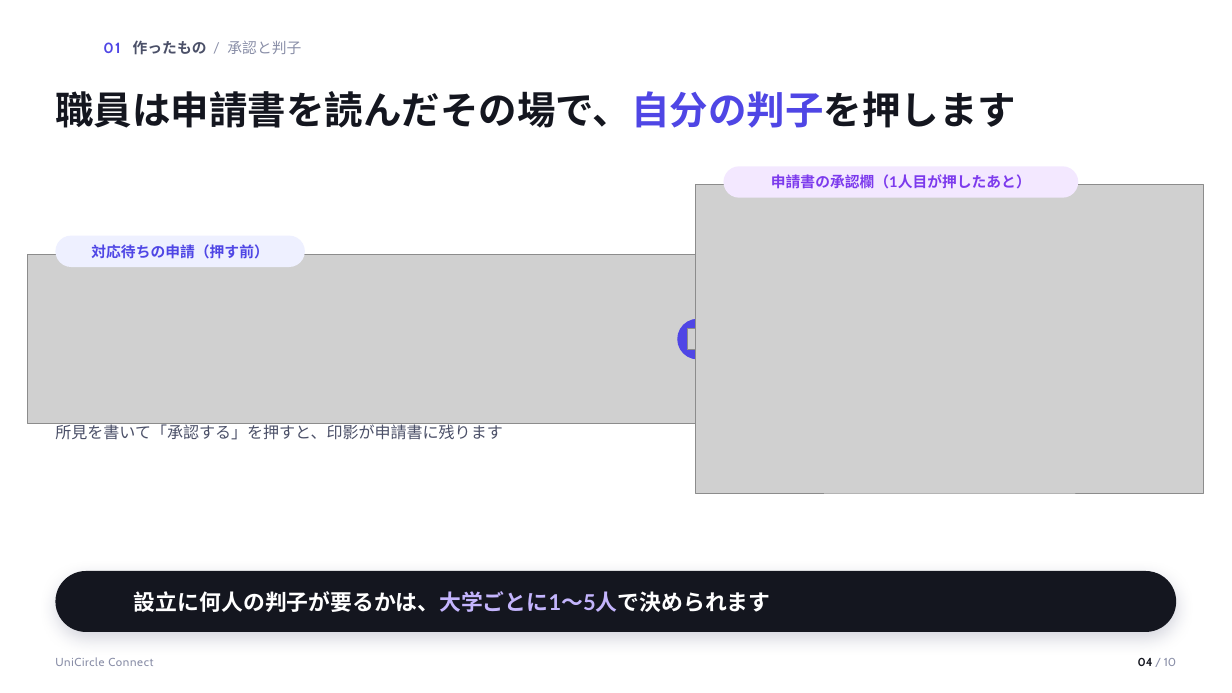
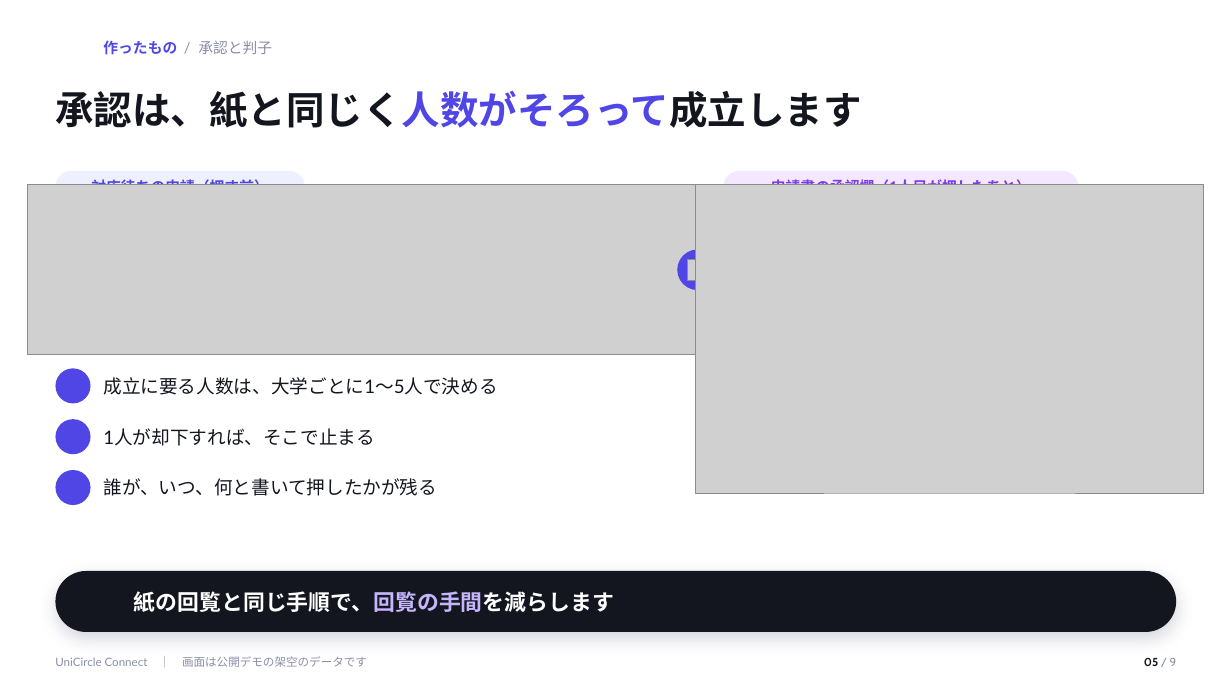
Before and after one commit to chihaya0621/unicircle-connect-v2, a slide deck: slide 5 of docs/slides/20261107_UniCircle_Connect_発表/UniCircle Connect 発表.pptx (slide 4 before the commit). Drawn at 1232x693 pixels with LibreOffice and Linux fonts; fonts in the diff are those of the drawing; grey boxes stand for pictures; background and template pictures are left out. Boxes give left, top, right and bottom in pixels: in the first picture for what was removed or moved away, otherwise in the second. Text is boxed around its words. In the diff, an @@ line names an element or a change of style, - is before the commit and + after.

Commit message:
docs: 11/7 の発表資料を、アプリが要る理由から話す形にする
KCL☆Hack はアイデアを見る場に近いので、実装の説明より先に、
なぜこのアプリが要るかを話す形にした。

- 名簿・日程・申請が別々の場所にあることから始め、連絡と申請は
  1か所に集め、承認は紙と同じ手順にした、という方針を足した
- 実装は、承認の記録を書き換えると分かる仕組みとして1枚にまとめた
- 検査の件数は、実績の数字のように見えるので外した。デモの画面を
  載せたページには、架空のデータであることを書き添えた
- 飾りの英語を日本語にし、所属に学科を足した
- 10枚から9枚にし、原稿は約960字（4分弱）にした

同じフォルダの index.html と PDF は、前の構成のまま。

```diff
--- a/docs/slides/20261107_UniCircle_Connect_発表/UniCircle Connect 発表.pptx
+++ b/docs/slides/20261107_UniCircle_Connect_発表/UniCircle Connect 発表.pptx
@@ text at <box>103,40,272,55</box>: text changed; bold off @@
-01 作ったもの / 承認と判子
+作ったもの / 承認と判子
@@ text at <box>55,91,861,128</box>: text changed @@
-職員は申請書を読んだその場で、自分の判子を押します
+承認は、紙と同じく人数がそろって成立します
@@ text "対応待ちの申請（押す前）" rewrapped from <box>91,244,268,259</box> to <box>91,177,268,185</box> @@
@@ rounded rectangle: place and size @@
-rounded rectangle at <box>55,236,305,267</box>
+rounded rectangle at <box>55,171,305,202</box>
@@ text "申請書の承認欄（1人目が押したあと）" rewrapped from <box>771,174,1031,189</box> to <box>771,177,1031,185</box> @@
@@ rounded rectangle: place and size @@
-rounded rectangle at <box>724,166,1079,198</box>
+rounded rectangle at <box>724,171,1079,202</box>
@@ 2 pictures, 1 ellipse: place and size @@
-2 pictures, 1 ellipse at <box>28,254,718,424</box>
+2 pictures, 1 ellipse at <box>28,185,718,355</box>
@@ ellipse added at <box>55,369,91,404</box>, fill #4F46E5 @@
@@ text added at <box>103,377,497,395</box>, 14.5 pt, text #14161F @@
+成立に要る人数は、大学ごとに1〜5人で決める
@@ text removed at <box>55,422,502,440</box> @@
-所見を書いて「承認する」を押すと、印影が申請書に残ります
@@ ellipse added at <box>55,420,91,455</box>, fill #4F46E5 @@
@@ text added at <box>103,428,375,446</box>, 14.5 pt, text #14161F @@
+1人が却下すれば、そこで止まる
@@ ellipse added at <box>55,470,91,506</box>, fill #4F46E5 @@
@@ text added at <box>103,478,437,496</box>, 14.5 pt, text #14161F @@
+誰が、いつ、何と書いて押したかが残る
@@ text at <box>134,591,614,612</box>: text changed @@
-設立に何人の判子が要るかは、大学ごとに1〜5人で決められます
+紙の回覧と同じ手順で、回覧の手間を減らします
@@ text removed at <box>55,657,153,666</box> @@
-UniCircle Connect
@@ text added at <box>55,656,367,667</box>, 9 pt, text #8A8FA8 @@
+UniCircle Connect ｜ 画面は公開デモの架空のデータです
@@ text at <box>1144,658,1177,666</box>: text changed; text colour #8A8FA8 to #14161F; bold on @@
-04 / 10
+05 / 9
```
Also in this commit, not shown: 6 other slides changed, 2 slides added, 3 slides removed, 1 other file.
